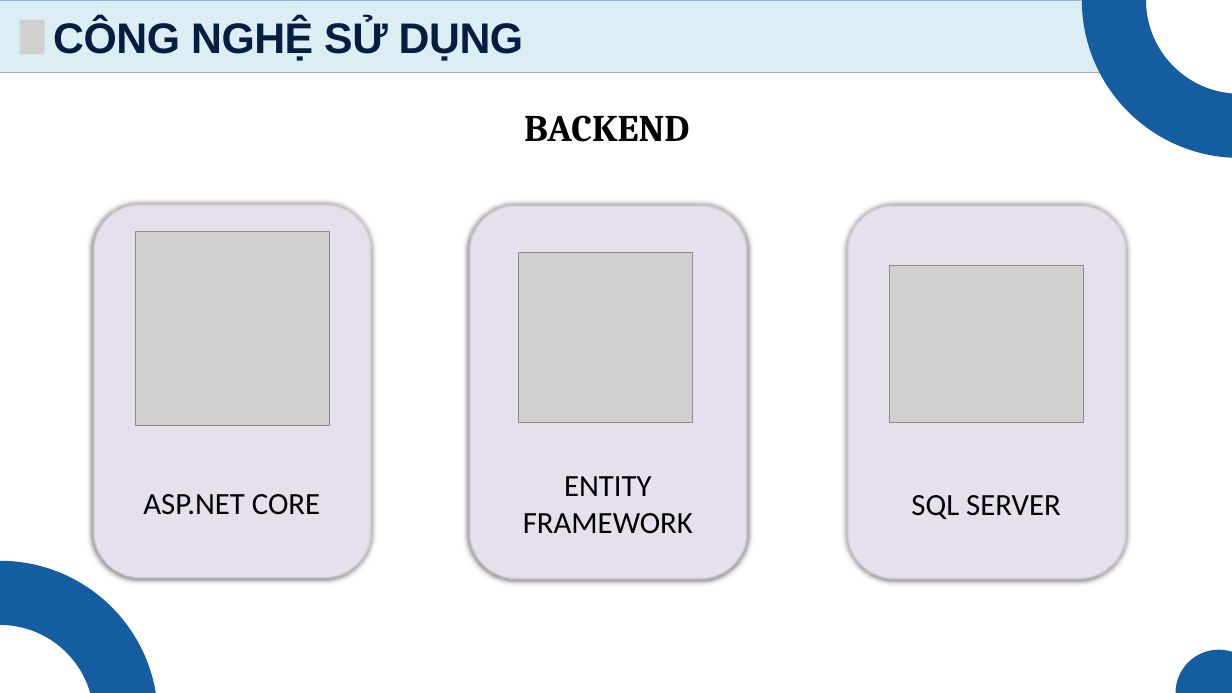
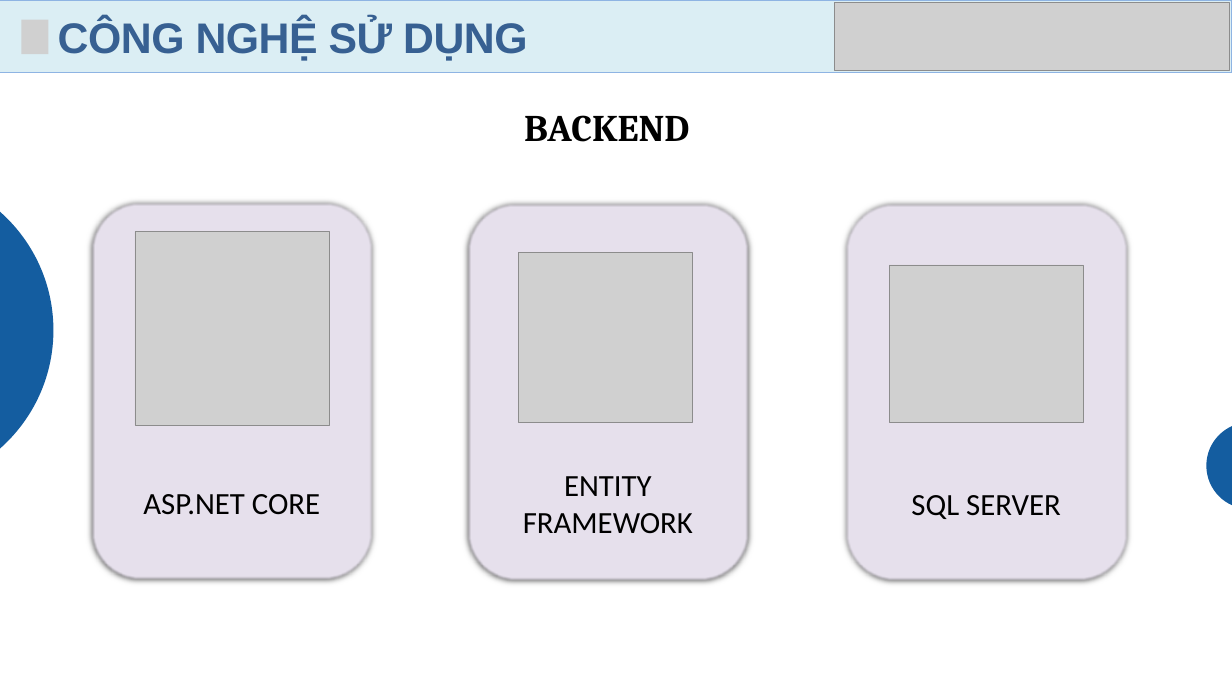
Before and after one commit to TrDHuy21/DoAn, a slide deck: slide 7 of ppt_bao_ve.pptx (slide 5 before the commit). Drawn at 1232x693 pixels with LibreOffice and Linux fonts; fonts in the diff are those of the drawing; grey boxes stand for pictures. Boxes give left, top, right and bottom in pixels: in the first picture for what was removed or moved away, otherwise in the second. Text is boxed around its words. In the diff, an @@ line names an element or a change of style, - is before the commit and + after.

```diff
--- a/ppt_bao_ve.pptx
+++ b/ppt_bao_ve.pptx
@@ rectangle: place and size @@
-rectangle at (0, 0, 1138, 73)
+rectangle at (0, 0, 1232, 73)
@@ freeform shape: place and size @@
-freeform shape at (0, 1, 1138, 73)
+freeform shape at (0, 1, 1232, 73)
@@ picture: place and size @@
-picture at (20, 20, 44, 54)
+picture at (22, 20, 49, 54)
@@ text "CÔNG NGHỆ SỬ DỤNG" at (58, 19, 527, 61): text colour #051D40 to #376092 @@
@@ picture added at (834, 2, 1230, 70) @@
@@ freeform shape removed at (1114, 0, 1232, 126) @@
@@ freeform shape: place and size @@
-freeform shape at (0, 593, 126, 693)
+freeform shape at (0, 205, 22, 456)
@@ freeform shape: place and size @@
-freeform shape at (1175, 650, 1232, 693)
+freeform shape at (1206, 423, 1232, 509)
```
Also in this commit, not shown: 8 other slides changed, 4 slides added, 25 other files.
